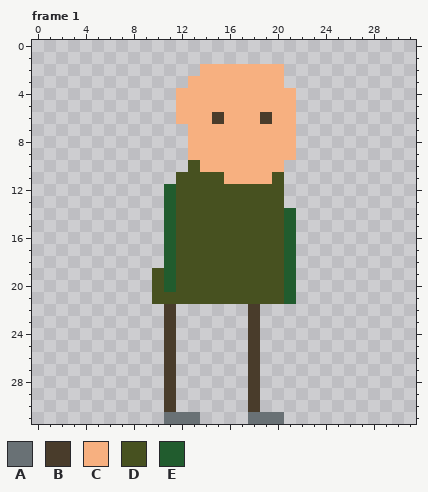
Two versions of one pixel-art file, data/art/jumpyman.ase. This is how it looked before the edit.
32x32 pixels, 1 frame. Shown: frame 1. The commit also changed other frames, which this record leaves out.
Palette (. is transparent): A #697175  B #493c2b  C #f7b080  D #475120  E #215c2e
And afterwards:
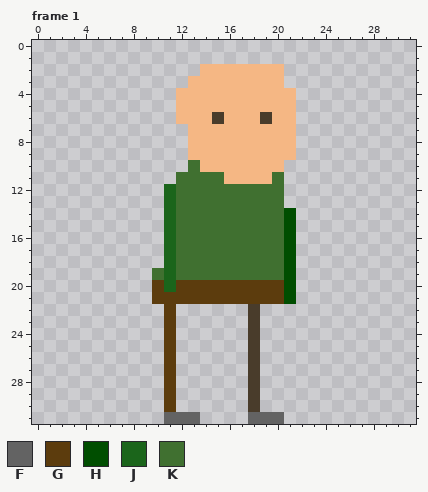
Colours new in this view: F #636363  G #5c3c0d  H #004e00  J #1b651b  K #407030
The edit:
colour C: #f7b080 -> #f5b784
Frame 1, layer "Layer":
y 10: x 13 D -> K
y 11: x 12..15 DDDD -> KKKK; x 20 D -> K
y 12..13: x 11..20 EDDDDDDDDD -> JKKKKKKKKK
y 14..18: x 11..21 EDDDDDDDDDE -> JKKKKKKKKKH
y 19: x 10..21 DEDDDDDDDDDE -> KJKKKKKKKKKH
y 20: x 10..21 DEDDDDDDDDDE -> GJGGGGGGGGGH
y 21: x 10..21 DDDDDDDDDDDE -> GGGGGGGGGGGH
y 22..30: x 11 B -> G
y 31: x 11..13 AAA -> FFF; x 18..20 AAA -> FFF
Boxes around the changes in both pictures, in picture pixels (x1, y1, x2, y2):
changed: (152, 64, 296, 424)
